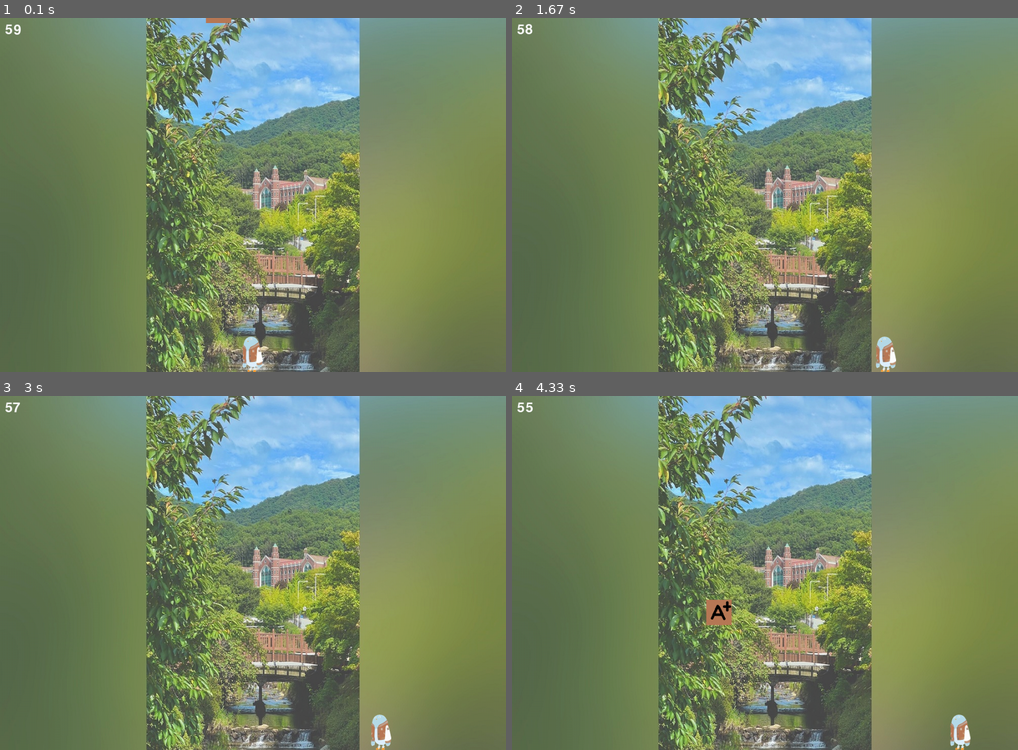
Above: before the commit, frames 1-4 (two rows, left to right).
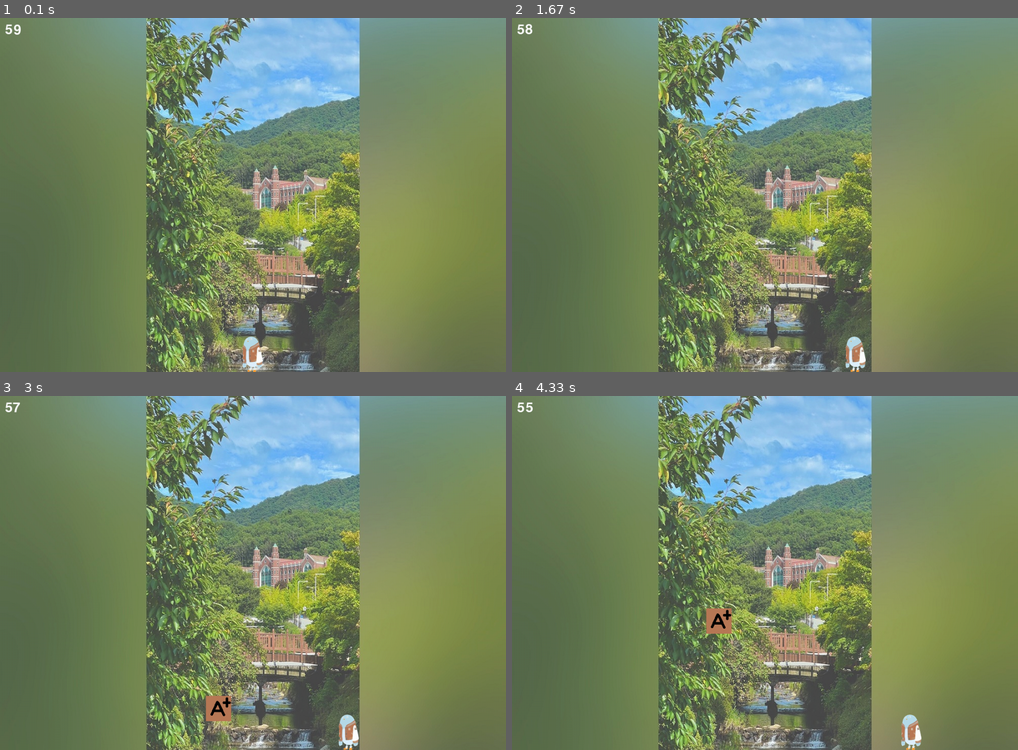
Above: after the commit, the same moments.

Repository: Burna0912/team_project
Game: pygame game, started from workspace/boo_pygame.py
Two runs of this game, one before a commit and one after it. Both use one fixed random seed, a clock stepped at 60 frames per second and the inputs below.
Inputs:
- Up to frame 1 (0.1 s): no input
- Up to frame 2 (1.67 s): hold Right 0.33-0.8 s; hold Right 0.83-1.3 s; hold Left from 1.33 s (still down)
- Up to frame 3 (3 s): release Left at 1.87 s; hold Left 1.9-2.3 s; hold Right 2.33-2.97 s
- Up to frame 4 (4.33 s): hold Left 3-3.47 s; hold Right 3.5-3.97 s; hold Right from 4 s (still down)

The runs differ from the first frame. In frame 1, less than 0.1% of the frame differs, in the area x 40-46%, y 0-2%; in frame 2, 0.6%; in frame 3, 1.0%; in frame 4, 1.0%, in the area x 38-91%, y 57-100%.

Commit message:
speed edit

Diff:
--- a/workspace/boo_pygame.py
+++ b/workspace/boo_pygame.py
@@ -30,7 +30,7 @@
 BOO_height = BOO_size[1]
 BOO_x_position = screen_width/2-BOO_width/2 #화면 가로 크기의 절반에 해당하도록, 중앙에 놓이도록
 BOO_y_position = screen_height-BOO_height #화면 맨 아래에 캐릭터를 설치
-BOO_speed = 0.4
+BOO_speed = 0.3
 
 
 # 학점(A+, B+, C+, D+, F) 설정
@@ -39,8 +39,8 @@
 A_width = A_size[0] # 캐릭터의 가로 크기
 A_height = A_size[1] # 캐릭터의 세로 크기
 A_x_pos = random.randint(0, screen_width - A_width)
-A_y_pos = random.randint(-100, 0)
-A_speed = 10
+A_y_pos = random.randint(-1000, 0)
+A_speed = 0.5
 
 # 이동 좌표 설정
 to_x, to_y = 0, 0
@@ -90,9 +90,9 @@
     BOO_x_position += to_x * dt
 
     # 캐릭터 위치 정의 (좌, 우로만 움직이며 대쉬가 있음)
-    A_y_pos += A_speed
+    A_y_pos += A_speed * dt
     if A_y_pos > screen_height:
-        A_y_pos = random.randint(-10000, 0)
+        A_y_pos = random.randint(-1000, 0)
         A_x_pos = random.randint(0, screen_width - A_width)
 
 
